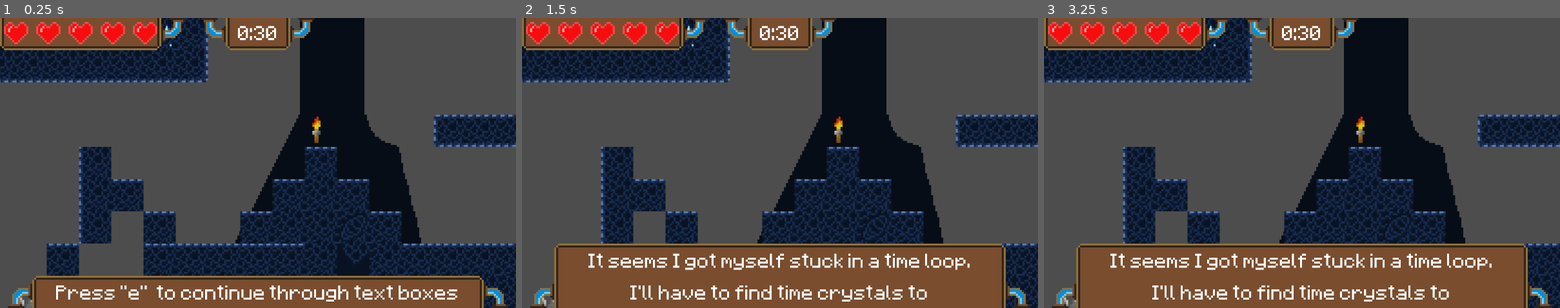
Above: before the commit, frames 1-3 (left to right).
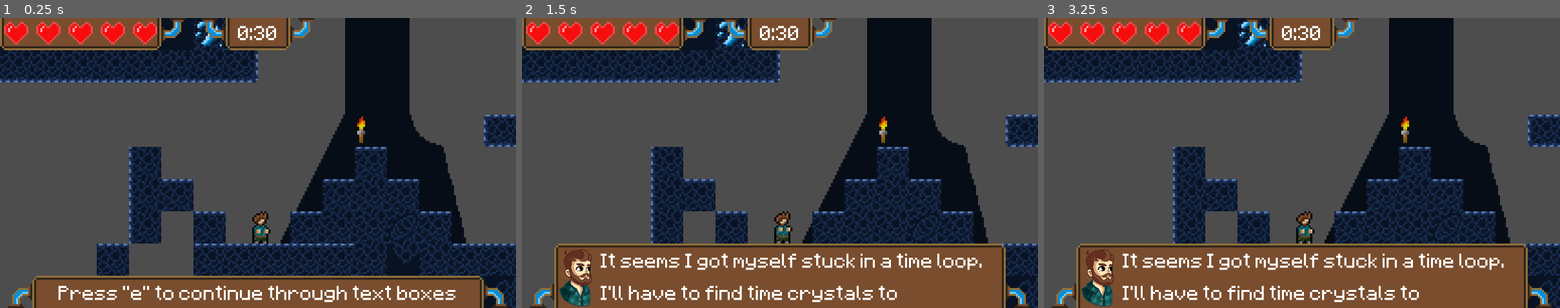
Above: after the commit, the same moments.

Repository: Soul-twan/informatica-eindproject
Game: Godot game, scene res://scene.tscn
Same seed, same stepped clock (60 frames per second), same inputs: the game is played once before the commit and once after it.
Inputs:
- Up to frame 1 (0.25 s): no input
- Up to frame 2 (1.5 s): tap E at 0.5 s; hold Right (ui_right) from 0.53 s (still down); tap Up (ui_up) at 0.77 s; tap Space at 1.25 s
- Up to frame 3 (3.25 s): tap Up (ui_up) at 1.52, 3.02 s; tap Enter at 2 s; release Right (ui_right) at 2.03 s; hold Left (ui_left) 2.03-2.78 s; tap Space at 2.75 s; hold Right (ui_right) from 2.78 s (still down)

The runs differ from the first frame. In frame 1, 34% of the frame differs, in the area x 0-100%, y 0-100%; in frame 2, 31%; in frame 3, 31%.

Commit message:
Moved starting camera, added portrait to tutorial

Diff:
--- a/player.gd
+++ b/player.gd
@@ -48,6 +48,8 @@
 		timer.wait_time = 80
 	else:
 		timer.wait_time = 30
+
+	animate.play("IdleRight")
 
 func _physics_process(delta: float) -> void:
 	input = Input.get_action_strength("ui_right") - Input.get_action_strength("ui_left")
--- a/scene.gd
+++ b/scene.gd
@@ -11,9 +11,10 @@
 @onready var tutorialBg = $Camera/TutorialBg
 @onready var tutorialHUDBottom = $Camera/TutorialHUDBottom
 @onready var tutorialHUDTop = $Camera/TutorialHUDTop
+@onready var portrait = $Camera/Portrait
 
 const tutorialText = [
-	"Press \"e\"  to continue through text boxes",
+	"Press \"e\" to continue through text boxes",
 	"It seems I got myself stuck in a time loop.",
 	"I'll have to find time crystals to",
 	"recharge my time watch and get back",
@@ -90,13 +91,24 @@
 	if !"TutorialCompletion" in player.inventory:
 		match player.inventory["TutorialPart"]:
 			0:
+				tutorialHUDBottom.horizontal_alignment = 1
+				tutorialHUDBottom.size = Vector2(1280, 80)
+				tutorialHUDBottom.position = Vector2(-640, 280)
+
 				textBg.visible = true
 				tutorialHUDBottom.visible = true
+
 				tutorialHUDBottom.text = tutorialText[0]
 			1:
+				portrait.visible = true
 				textBg.visible = false
 				tutorialBg.visible = true
 				tutorialHUDTop.visible = true
+
+				tutorialHUDBottom.horizontal_alignment = 0
+				tutorialHUDBottom.size = Vector2(1085, 80)
+				tutorialHUDBottom.position = Vector2(-445, 280)
+
 				tutorialHUDTop.text = tutorialText[1]
 				tutorialHUDBottom.text = tutorialText[2]
 			2:
@@ -115,6 +127,7 @@
 				tutorialHUDTop.text = tutorialText[11]
 				tutorialHUDBottom.text = tutorialText[12]
 			7:
+				portrait.visible = false
 				tutorialBg.visible = false
 				tutorialHUDTop.visible = false
 				tutorialHUDBottom.visible = false
--- a/scene.tscn
+++ b/scene.tscn
@@ -42,6 +42,7 @@
 [ext_resource type="Texture2D" uid="uid://b6m1dx2x47o5e" path="res://Environment/key.png" id="27_m514l"]
 [ext_resource type="Script" uid="uid://y8xssqrdmock" path="res://DoorInteraction.gd" id="27_xb05w"]
 [ext_resource type="Texture2D" uid="uid://dwc8cgvc3ed8f" path="res://Environment/door.png" id="30_m514l"]
+[ext_resource type="Texture2D" uid="uid://bm8turopy05od" path="res://Player/portrait.PNG" id="36_ggkvc"]
 [ext_resource type="Script" uid="uid://ctqud3xd7v4ck" path="res://LeverPull.gd" id="43_arlik"]
 [ext_resource type="Texture2D" uid="uid://bnajwao1k55aq" path="res://Environment/lever.png" id="44_ggkvc"]
 
@@ -1816,7 +1817,7 @@
 script = ExtResource("1_u3cyc")
 
 [node name="Player" type="CharacterBody2D" parent="." unique_id=228986726]
-position = Vector2(404.99997, 518)
+position = Vector2(405.99997, 520.00006)
 scale = Vector2(5, 5)
 collision_mask = 11
 script = ExtResource("1_nxogm")
@@ -1875,7 +1876,6 @@
 [node name="Environment" type="TileMapLayer" parent="." unique_id=1055878315]
 z_index = -1
 texture_filter = 1
-position = Vector2(0.99999994, 0)
 scale = Vector2(5, 5)
 tile_map_data = PackedByteArray("AAADAAcAAAABAAAAAAAEAAcAAAABAAAAAAAFAAcAAAABAAAAAAAGAAcAAAABAAAAAAAHAAcAAAABAAAAAAAIAA …(71920 unchanged characters)…
 tile_set = SubResource("TileSet_3253y")
@@ -1920,7 +1920,7 @@
 tile_set = SubResource("TileSet_otx46")
 
 [node name="Camera" type="Camera2D" parent="." unique_id=1090498527]
-position = Vector2(639.99994, 359.99994)
+position = Vector2(399.99994, 359.99994)
 scale = Vector2(0.9999999, 0.9999999)
 script = ExtResource("3_3253y")
 
@@ -2072,15 +2072,13 @@
 tile_set = SubResource("TileSet_fy5k1")
 
 [node name="TutorialHUDBottom" type="Label" parent="Camera" unique_id=106788636]
-visible = false
 z_index = 3
 texture_filter = 1
-offset_left = -640.0
+offset_left = -444.99997
 offset_top = 280.00012
-offset_right = 639.0001
+offset_right = 640.0001
 offset_bottom = 360.0001
 theme = ExtResource("5_5juve")
-horizontal_alignment = 1
 vertical_alignment = 1
 max_lines_visible = 2
 
@@ -2088,12 +2086,11 @@
 visible = false
 z_index = 3
 texture_filter = 1
-offset_left = -639.0
+offset_left = -445.0
 offset_top = 200.00009
 offset_right = 640.0001
 offset_bottom = 280.0001
 theme = ExtResource("5_5juve")
-horizontal_alignment = 1
 vertical_alignment = 1
 max_lines_visible = 2
 
@@ -2105,6 +2102,14 @@
 scale = Vector2(5, 5)
 tile_map_data = PackedByteArray("AAD4/wMAAAAAAAMAAAAHAAMAAAACAAIAAAAGAAIAAAAAAAIAAAAGAAMAAAABAAIAAFD5/wMAAAABAAIAAGAFAA …(400 unchanged characters)…
 tile_set = SubResource("TileSet_ggkvc")
+
+[node name="Portrait" type="Sprite2D" parent="Camera" unique_id=557244461]
+visible = false
+z_index = 2
+texture_filter = 1
+position = Vector2(-484, 277.00012)
+scale = Vector2(0.13, 0.13)
+texture = ExtResource("36_ggkvc")
 
 [node name="Timer" type="Timer" parent="." unique_id=842476024]
 wait_time = 10.0
Binary file added: Player/portrait.PNG
Not shown, added: Player/portrait.PNG.import
